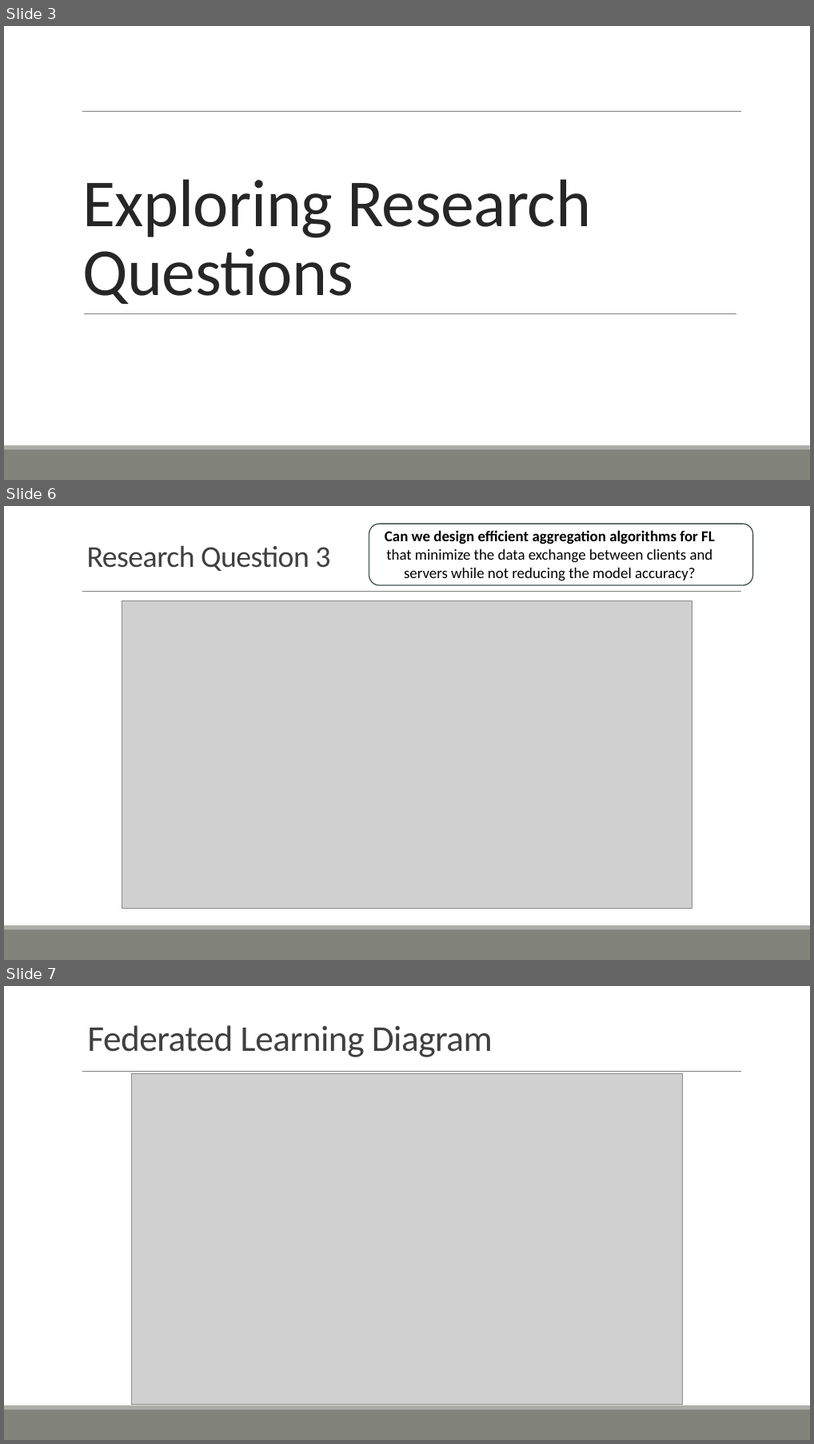
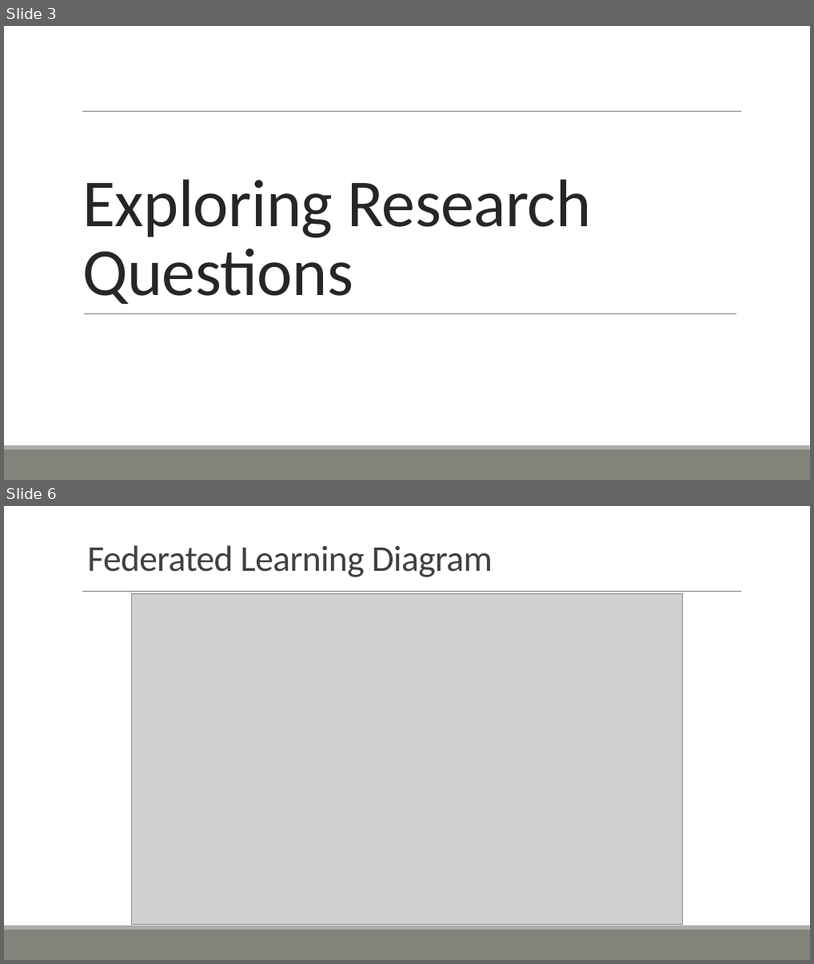
Before and after one commit to ofithcheallaigh/phd, a slide deck: Presentations/Supervisor Meetings/2024/20240301.pptx. Shown one above the other, each under a label of ours: slides 3, 6 and 7 before the commit, slides 3 and 6 after it; the slides between them are not shown. The pictures are 814x1444 and 814x964 pixels, drawn with LibreOffice and Linux fonts; fonts in the diff are those of the drawing; grey boxes stand for pictures. Boxes give left, top, right and bottom in pixels: in the first picture for what was removed or moved away, otherwise in the second. Text is boxed around its words. In the diff, an @@ line names an element or a change of style, - is before the commit and + after.

```diff
--- a/Presentations/Supervisor Meetings/2024/20240301.pptx
+++ b/Presentations/Supervisor Meetings/2024/20240301.pptx
@@ slide 6 removed at bbox=[4, 506, 810, 960], background #FFFFFF; not listed: 3 template elements that a slide beside it also shows @@
@@ rounded rectangle removed at bbox=[370, 524, 754, 585] @@
@@ text removed at bbox=[87, 545, 330, 571] @@
-Research Question 3
@@ text removed at bbox=[385, 530, 715, 581] @@
-Can we design efficient aggregation algorithms for FL that minimize the data exchange between clients and servers while not reducing the model accuracy?
@@ picture removed at bbox=[122, 601, 693, 908] @@
@@ what was slide 7 is now slide 6 @@
```
Also in this commit, not shown: 2 slides changed.
